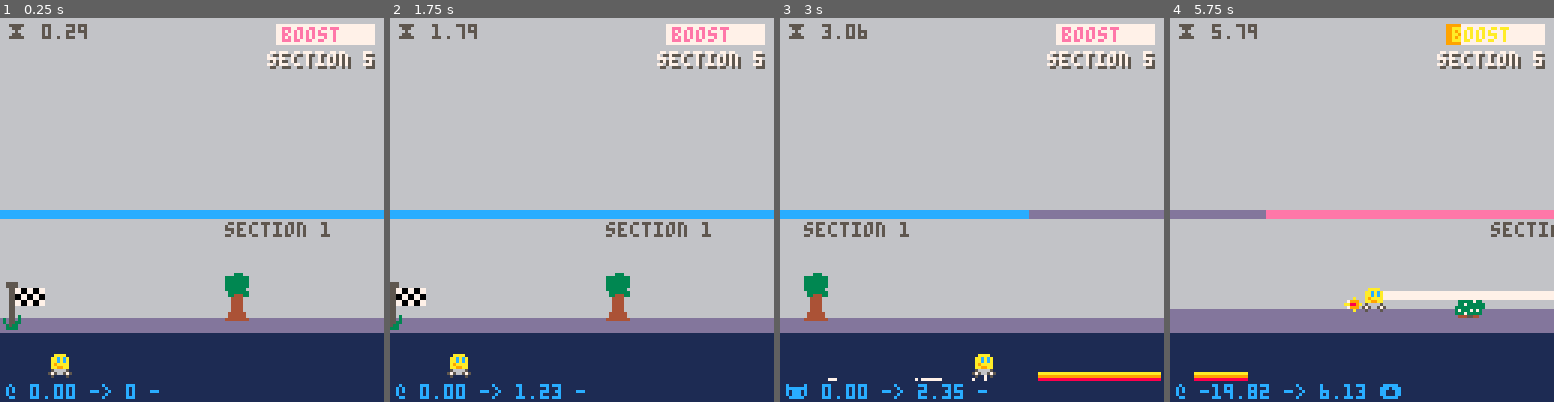
Above: before the commit, frames 1-4 (left to right).
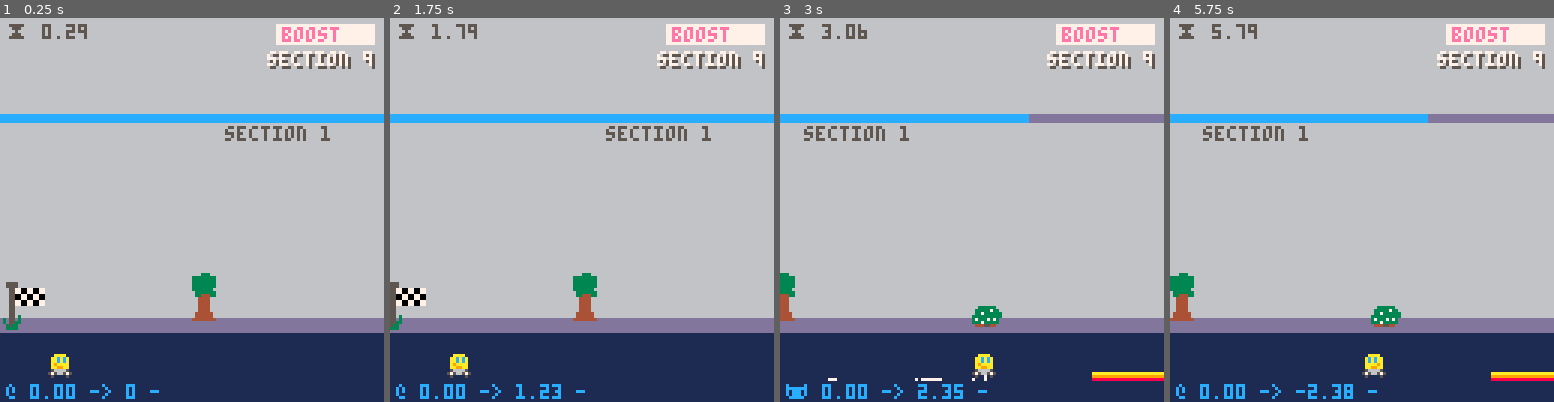
Above: after the commit, the same moments.

Repository: broquaint/pico8-carts
Game: PICO-8 cartridge racer.p8
The game is run twice, just before and just after one commit, with the same random seed, the same clock (stepped at 60 frames per second) and the same inputs.
Inputs:
- Up to frame 1 (0.25 s): no input
- Up to frame 2 (1.75 s): tap X (X key) at 0.33, 1.07 s; tap O (Z key) at 0.7, 1.7 s; hold Right from 1.6 s (still down)
- Up to frame 3 (3 s): tap X (X key) at 1.85, 2.97 s; release Right at 2.1 s; tap O (Z key) at 2.1, 2.5, 2.9 s; hold Up 2.15-2.42 s; hold Right from 2.47 s (still down)
- Up to frame 4 (5.75 s): release Right at 3.03 s; hold Left 3.08-3.58 s; tap O (Z key) every 0.4 s from 3.3 to 5.7 s; hold Down 3.63-3.97 s; hold Right 4.02-4.68 s; tap X (X key) at 4.08, 5.2 s; hold Up 4.73-5.03 s; hold Left 5.08-5.68 s; hold Down from 5.73 s (still down)

The runs differ from the first frame. In frame 1, 6.8% of the frame differs, in the area x 0-100%, y 9-79%; in frame 2, 6.8%; in frame 3, 7.3%; in frame 4, 12%, in the area x 0-100%, y 1-100%.

Commit message:
Avoid overlap of background sprites
Now houses, trees and bushes (needs more content!) will no longer
egregiously overlap.

Diff:
--- a/racer.p8
+++ b/racer.p8
@@ -33,6 +33,8 @@
 
 g_racing_line = 118
 g_car_line    = g_racing_line - 6
+
+g_tile_size = 32
 
 r_step = 1 / 360
 
@@ -101,6 +103,7 @@
    level = {
       length = lvl_len,
       complete_at = false,
+      scene_map = {},
    }
 
    scene = { make_bg_spr(spr_flag, { 0, 88 }) }
@@ -125,7 +128,16 @@
    )
 end
 
+function track_scene_obj(x)
+   level.scene_map['at_'..flr(x/g_tile_size)] = x
+end
+function is_tile_free(x)
+   return level.scene_map['at_'..flr(x/g_tile_size)] == nil
+end
+
 function make_bg_spr(spr, at)
+   -- Track what has gone where in 32 pixel "tile" divisions on the x-axis.
+   track_scene_obj(at[1])
    return make_obj(at, { spr = spr, width = spr[3] })
 end
 
@@ -145,22 +157,38 @@
    local sec_size = level.length / 10
    for sec = 1, flr(level.length / sec_size) do
       local col = colours[sec == #colours and #colours or sec % #colours]
-      add(sections, make_obj({sec_x, 64}, {width=sec_size,colour=col,id=sec}))
+      add(sections, make_obj({sec_x, 32}, {width=sec_size,colour=col,id=sec}))
       sec_x += sec_size
    end
 
    return sections
+end
+
+function find_free_tile(tile_gen)
+   local new_tile = tile_gen()
+   -- Enter loop if the new tilet is already present to generate a new tile.
+   while(not is_tile_free(new_tile)) do
+      new_tile = tile_gen()
+   end
+   return new_tile
+end
+
+function rand_tile_in_section(s)
+   return find_free_tile(function()
+         return s.x + g_tile_size * randx(flr(s.width / g_tile_size))
+   end)
 end
 
 function populate_scenery()
    for s in all(level.sections) do
-      local new_x   = s.x + randx(90) + 30 -- Avoid bg sprites on the edges
-      local new_obj = randx(2) == 1
-         and make_bg_spr(spr_tree,  { new_x, 85 })
-         or  make_bg_spr(spr_shrub, { new_x, 95 })
-
-      -- TODO Maybe have more than one bg sprite per section?
-      add(scene, new_obj)
+      for _ = 1,2 do
+         local tile_x = rand_tile_in_section(s)
+         local bg_obj = randx(2) == 1
+            and make_bg_spr(spr_tree,  { tile_x, 85 })
+            or  make_bg_spr(spr_shrub, { tile_x, 95 })
+
+         add(scene, bg_obj)
+      end
    end
 end
 
@@ -213,10 +241,11 @@
 
 delivery_id = 1
 function generate_deliveries()
-   function rand_section()
-      local idx = randx(#level.sections)
+   local function rand_section()
+      -- Don't generate a delivery in the first or last section
+      local idx =  1 + randx(#level.sections - 2)
       -- Only use odd indexes so the locations don't align with ramps.
-      return level.sections[idx % 2 == 0 and idx - 1 or idx]
+      return level.sections[idx % 2 == 0 and idx + 1 or idx]
    end
 
    local deliveries = {}
@@ -225,10 +254,13 @@
    -- TODO The number of deliveries needs to be more dynamic.
    for i = 1,flr(level.length/400) do
       local loc   = del(locs, locs[randx(#locs)])
-      local sec = find_free_section(deliveries, rand_section)
-      -- TODO Same logic as bg sprites, maybe attempt to avoid overlap?
-      local del_x = sec.x + randx(90) + 30
-      deliveries[delivery_id] = make_obj({del_x, loc.y_pos}, {location=loc, width=loc.spr[3], id=delivery_id,section=sec})
+      local sec   = find_free_section(deliveries, rand_section)
+      local del_x = rand_tile_in_section(sec)
+      track_scene_obj(del_x)
+      deliveries[delivery_id] = make_obj(
+         {del_x, loc.y_pos},
+         {location=loc, width=loc.spr[3], id=delivery_id, section=sec}
+      )
       -- The IDs happen to align with where the index in , it could diverge.
       delivery_id += 1
    end
